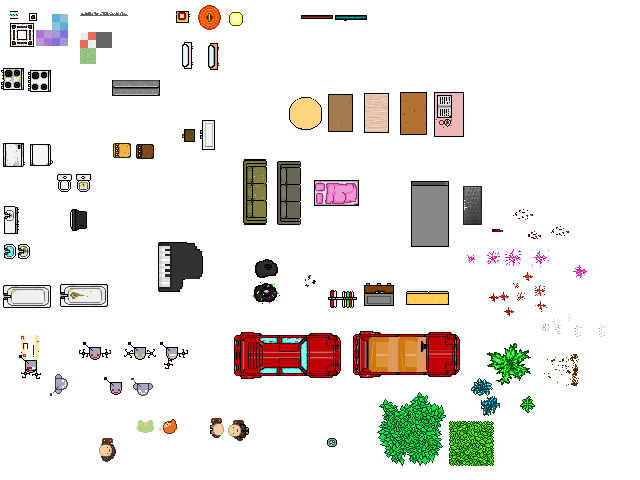
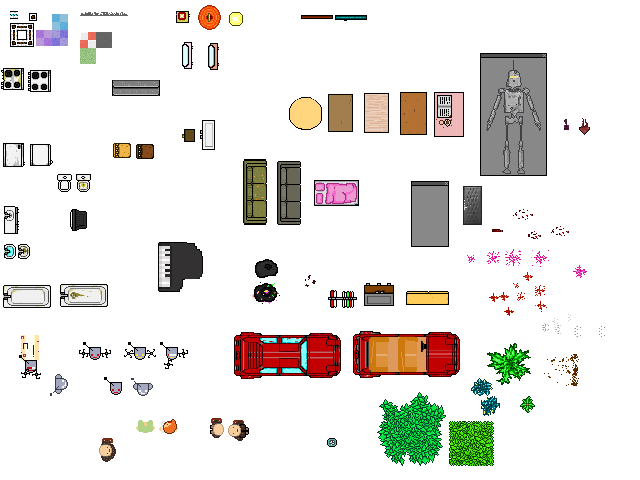
Two versions of the same layered image (640 × 480). Layer-by-layer changes:
added layer "Layer 93" above "Layer 92" over 564, 119, 567, 125
added layer "Layer 92" above "Layer 91" over 564, 125, 569, 130
added layer "Layer 91" above "Layer 94" over 486, 60, 541, 174
added layer "Layer 94" above "Layer 39 copy 7" over 579, 118, 590, 135
added layer "Layer 39 copy 7" (1st of 2) above "Layer 39 copy 7" over 480, 53, 547, 176
